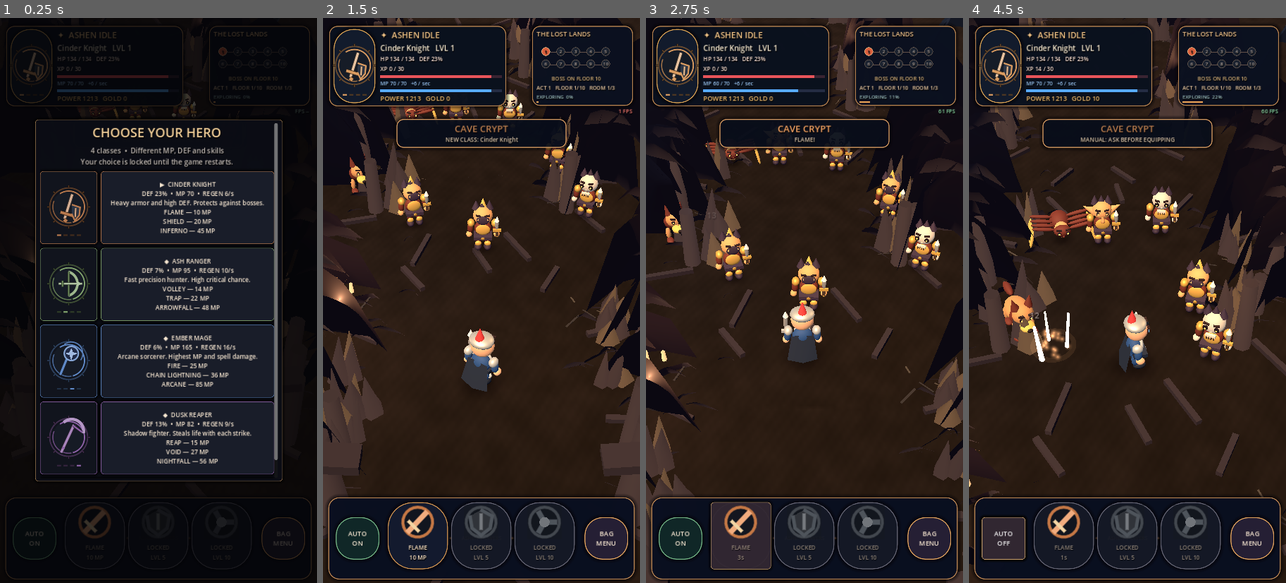
Above: before the commit, frames 1-4 (left to right).
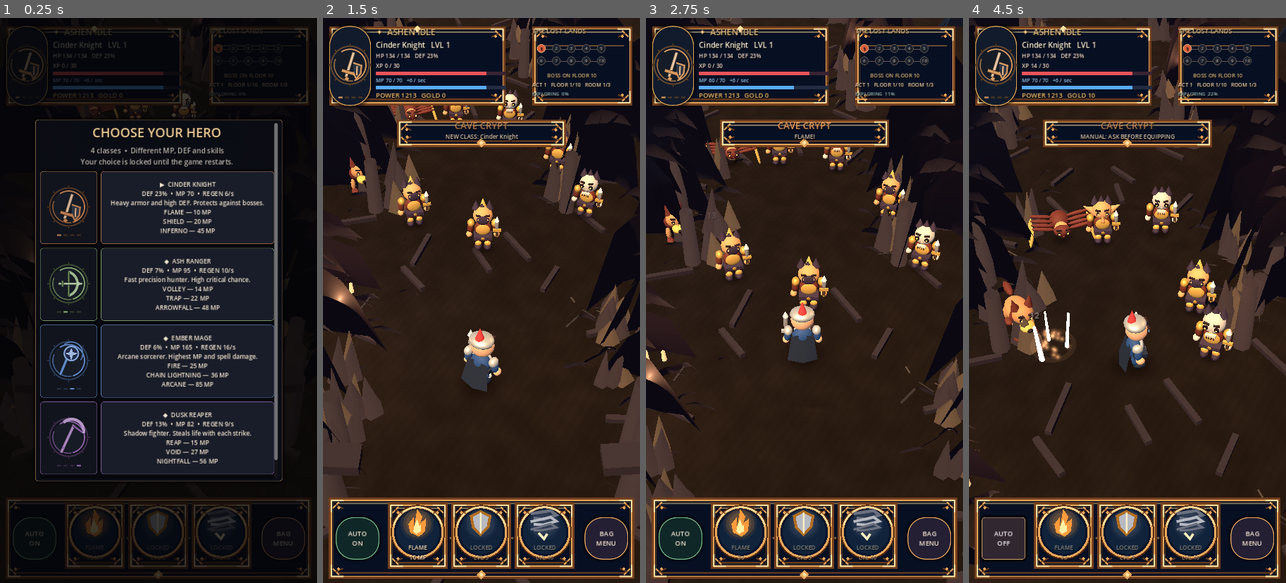
Above: after the commit, the same moments.

Repository: bananofil-wq/AshenIdle
Game: Godot game, scene res://scenes/main.tscn
Same seed, same stepped clock (60 frames per second), same inputs: the game is played once before the commit and once after it.
Inputs:
- Up to frame 1 (0.25 s): no input
- Up to frame 2 (1.5 s): click "AUTO ON" at 0.5 s; click "▶ CINDER KNIGHT DEF 23% • MP …" at 1.25 s
- Up to frame 3 (2.75 s): click "FLAME 10 MP" at 2 s
- Up to frame 4 (4.5 s): click "AUTO ON" at 2.75 s; click "AUTO OFF" at 3.5 s; click "AUTO ON" at 4.25 s

The runs differ from the first frame. In frame 1, 5.1% of the frame differs, in the area x 2-98%, y 1-100%; in frame 2, 14%; in frame 3, 15%, in the area x 0-99%, y 1-100%; in frame 4, 14%.

Commit message:
Implement premium gold fantasy panel filigree and painted ability icons on real in-game controls

Diff:
--- a/scripts/main.gd
+++ b/scripts/main.gd
@@ -470,6 +470,24 @@
             popup.position = Vector2((720.0 - popup.size.x) * 0.5, (height - popup.size.y) * 0.5)
 
 
+func _premium_trim(widget: Control, motif: String) -> void:
+    var frame: Control = preload("res://scripts/fantasy_ornament.gd").new() as Control
+    frame.name = "PremiumFantasyFrame"
+    frame.set("mode", motif)
+    frame.mouse_filter = Control.MOUSE_FILTER_IGNORE
+    widget.add_child(frame)
+    frame.set_anchors_preset(Control.PRESET_FULL_RECT)
+    frame.offset_left = 0
+    frame.offset_right = 0
+    frame.offset_top = 0
+    frame.offset_bottom = 0
+    widget.move_child(frame, 0)
+    if widget is PanelContainer or widget is Panel:
+        widget.add_theme_stylebox_override("panel", StyleBoxEmpty.new())
+    elif widget is Button:
+        for key in ["normal", "hover", "pressed", "focus", "disabled"]:
+            widget.add_theme_stylebox_override(key, StyleBoxEmpty.new())
+
 func _build_ui() -> void:
     var layer := CanvasLayer.new()
     add_child(layer)
@@ -487,6 +505,7 @@
     portrait.size = Vector2(402, 181)
     portrait.add_theme_stylebox_override("panel", _hud_plate(Color("0a111ef4"), Color("bb8550"), 18))
     overlay.add_child(portrait)
+    _premium_trim(portrait, "hero")
     var hud_hero_row := HBoxContainer.new()
     hud_hero_row.add_theme_constant_override("separation", 11)
     portrait.add_child(hud_hero_row)
@@ -538,6 +557,7 @@
     map_panel.size = Vector2(229, 181)
     map_panel.add_theme_stylebox_override("panel", _hud_plate(Color("0b1120f2"), Color("bb8550"), 17))
     overlay.add_child(map_panel)
+    _premium_trim(map_panel, "journey")
     var map_column := VBoxContainer.new()
     map_column.add_theme_constant_override("separation", 2)
     map_panel.add_child(map_column)
@@ -557,7 +577,7 @@
     fps_label.position = Vector2(612, 202)
     fps_label.size = Vector2(90, 24)
     fps_label.horizontal_alignment = HORIZONTAL_ALIGNMENT_RIGHT
-    fps_label.visible = OS.has_feature("editor")
+    fps_label.visible = false
     overlay.add_child(fps_label)
 
     var banner := PanelContainer.new()
@@ -566,6 +586,7 @@
     banner.size = Vector2(386, 65)
     banner.add_theme_stylebox_override("panel", _hud_plate(Color("080e1cda"), Color("d69a60"), 15))
     overlay.add_child(banner)
+    _premium_trim(banner, "banner")
     var banner_column := VBoxContainer.new()
     banner_column.add_theme_constant_override("separation", 0)
     banner.add_child(banner_column)
@@ -599,6 +620,7 @@
     bottom.size = Vector2(696, 186)
     bottom.add_theme_stylebox_override("panel", _hud_plate(Color("090f20f5"), Color("bd8754"), 24))
     overlay.add_child(bottom)
+    _premium_trim(bottom, "dock")
     var dock_title := _label("✦      ASHEN POWERS      ✦", 12, Color("a67b54"))
     dock_title.horizontal_alignment = HORIZONTAL_ALIGNMENT_CENTER
     dock_title.position = Vector2(180, 3)
@@ -620,15 +642,16 @@
         ability.add_theme_stylebox_override("pressed", _hud_plate(Color("54402b"), Color("ffd37b"), 56))
         ability.add_theme_stylebox_override("disabled", _hud_plate(Color("161b29dd"), Color("656574"), 56))
         skill_bar.add_child(ability)
+        _premium_trim(ability, "skill")
         skill_buttons.append(ability)
-        var glyph_script: Script = preload("res://scripts/ability_icon.gd")
+        var glyph_script: Script = preload("res://scripts/fantasy_glyph.gd")
         var glyph: Control = glyph_script.new() as Control
         glyph.name = "AbilityGlyph"
         glyph.set("class_id", hero_class)
         glyph.set("ability_id", slot_index)
-        glyph.position = Vector2(29, 6)
-        glyph.size = Vector2(34, 34)
-        glyph.scale = Vector2(2.30, 2.30)
+        glyph.position = Vector2(28, 10)
+        glyph.size = Vector2(78, 78)
+        glyph.scale = Vector2.ONE
         glyph.mouse_filter = Control.MOUSE_FILTER_IGNORE
         ability.add_child(glyph)
         var caption := _label(str(spell_name), 13, Color("ffe6c8"))
